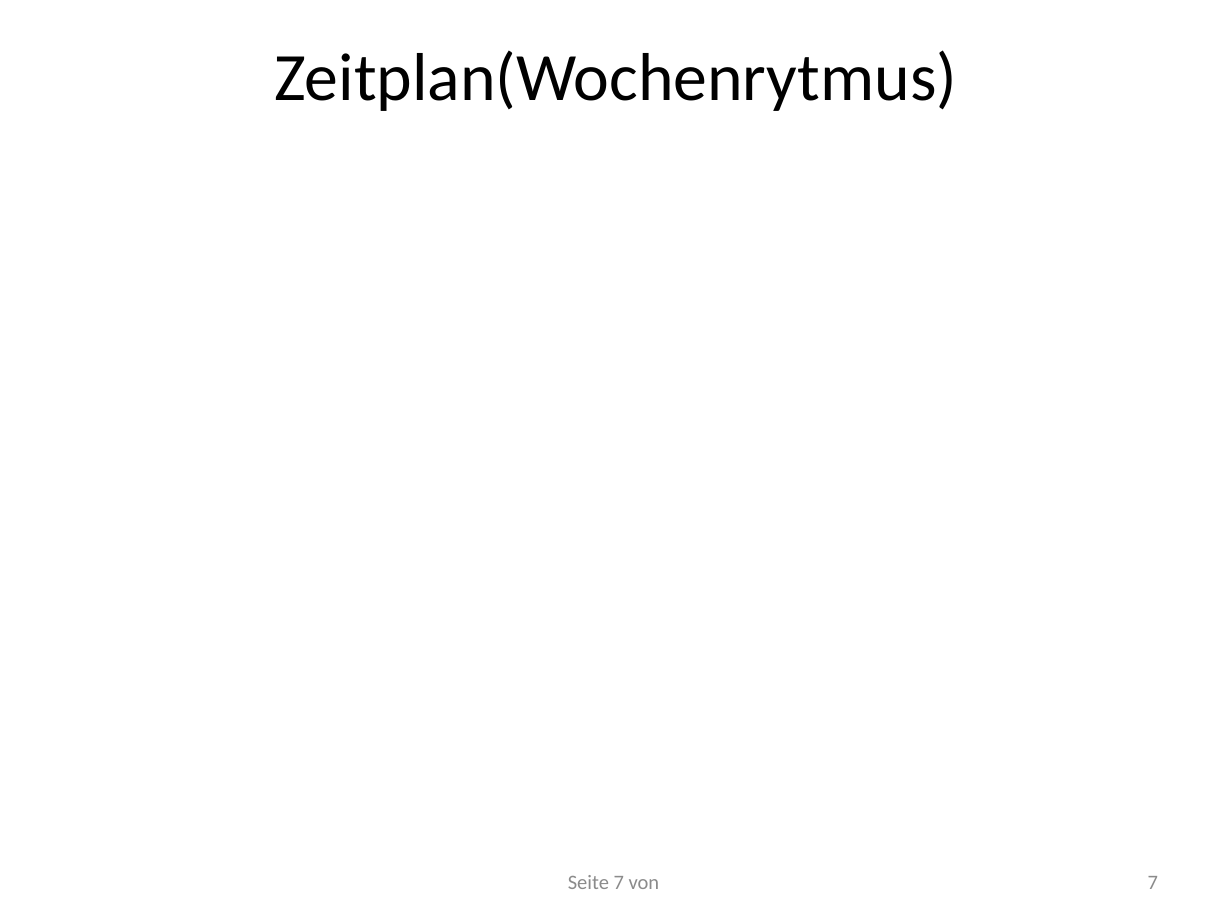
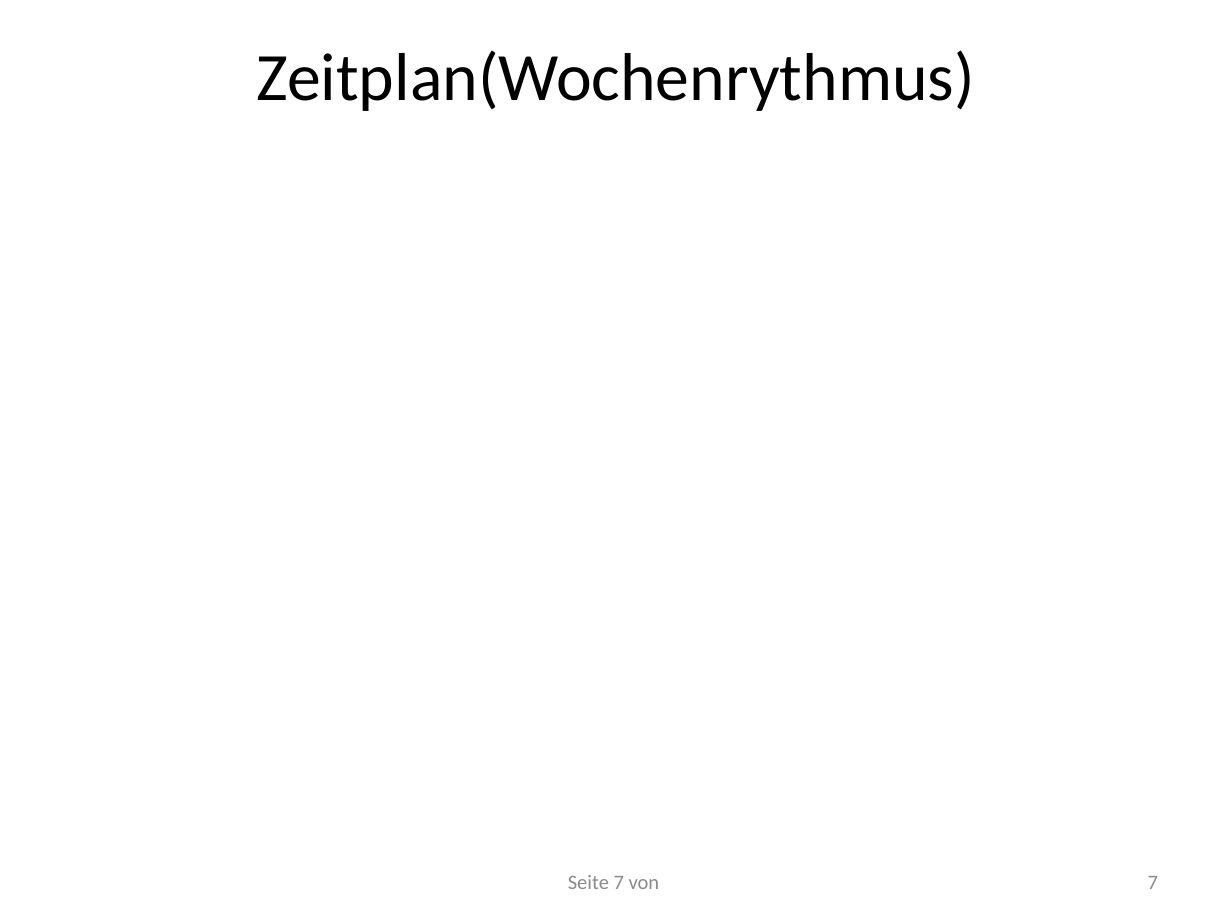
Before and after one commit to RamoramaInteractive/GDV-Projekt, a slide deck: slide 7 of Planungspraesentation-Mitte Juni/Planungspräsentation V. 1.pptx. Drawn at 1232x924 pixels with LibreOffice and Linux fonts; fonts in the diff are those of the drawing. Boxes give left, top, right and bottom in pixels: in the first picture for what was removed or moved away, otherwise in the second. Text is boxed around its words. In the diff, an @@ line names an element or a change of style, - is before the commit and + after.

```diff
--- a/Planungspraesentation-Mitte Juni/Planungspräsentation V. 1.pptx
+++ b/Planungspraesentation-Mitte Juni/Planungspräsentation V. 1.pptx
@@ title at (x1=256, y1=50, x2=974, y2=111): text changed @@
-Zeitplan(Wochenrytmus)
+Zeitplan(Wochenrythmus)
```
Also in this commit, not shown: 1 other slide changed.
